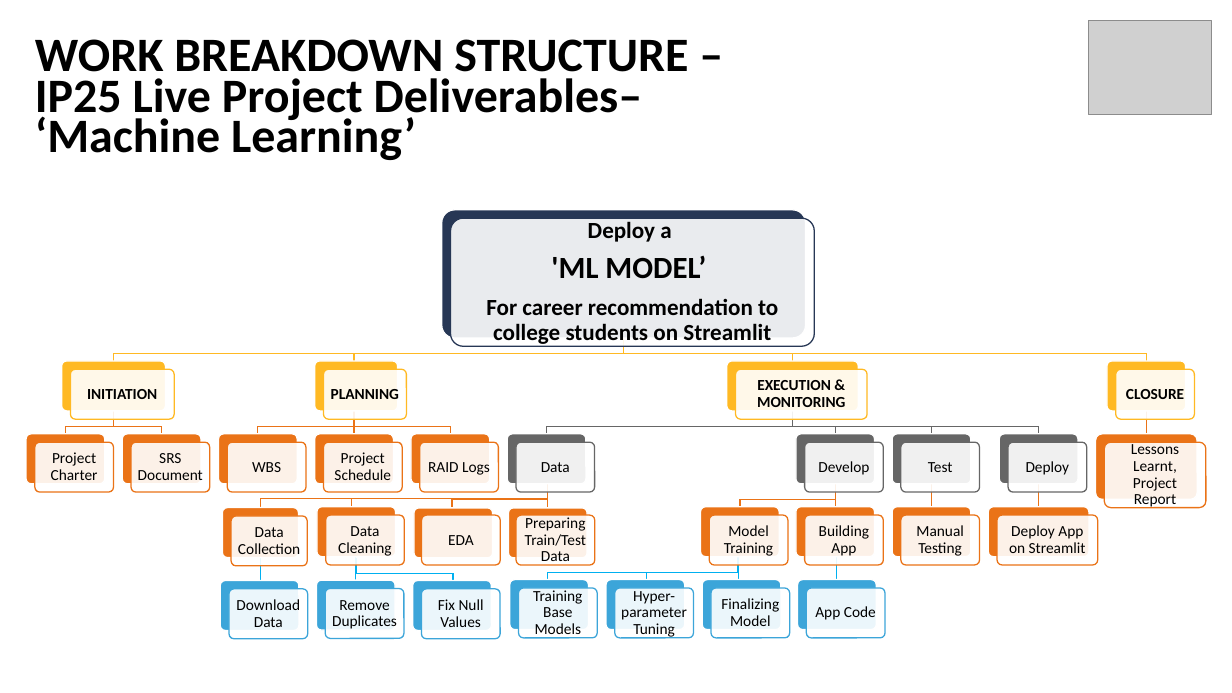
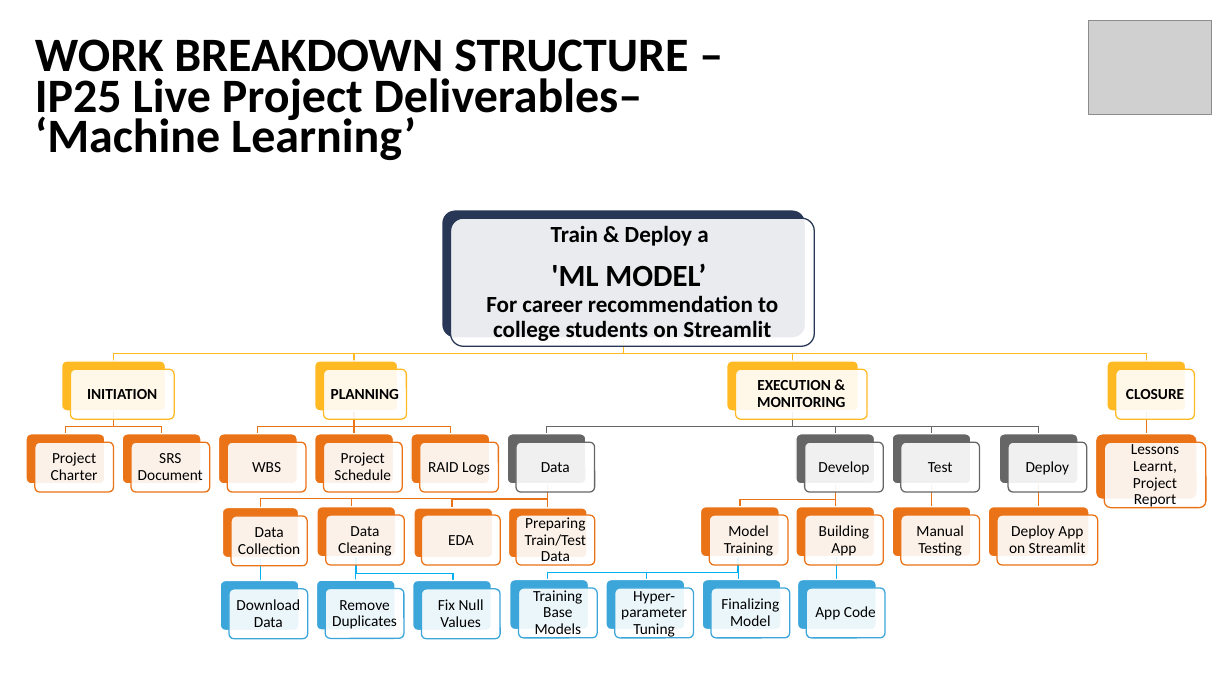
Before and after one commit to PranayJagtap06/CC-IAC-Machine-Learning-Live-Project, a slide deck: slide 1 of IAC IP25 - Machine Learning - WBS - Pranay Sunil Jagatp.pptx. Drawn at 1232x693 pixels with LibreOffice and Linux fonts; fonts in the diff are those of the drawing; grey boxes stand for pictures; background and template pictures are left out. Boxes give left, top, right and bottom in pixels: in the first picture for what was removed or moved away, otherwise in the second. Text is boxed around its words. In the diff, an @@ line names an element or a change of style, - is before the commit and + after.

Commit message:
4th commit in main-added deliverables.

```diff
--- a/IAC IP25 - Machine Learning - WBS - Pranay Sunil Jagatp.pptx
+++ b/IAC IP25 - Machine Learning - WBS - Pranay Sunil Jagatp.pptx
@@ text in rounded rectangle at (x1=551, y1=225, x2=708, y2=246): text changed @@
-Deploy a
+Train & Deploy a
@@ text in rounded rectangle at (x1=551, y1=264, x2=706, y2=287): line spacing 0.9 to 1; less space between paragraphs @@
```
Also in this commit, not shown: 42 other files.
